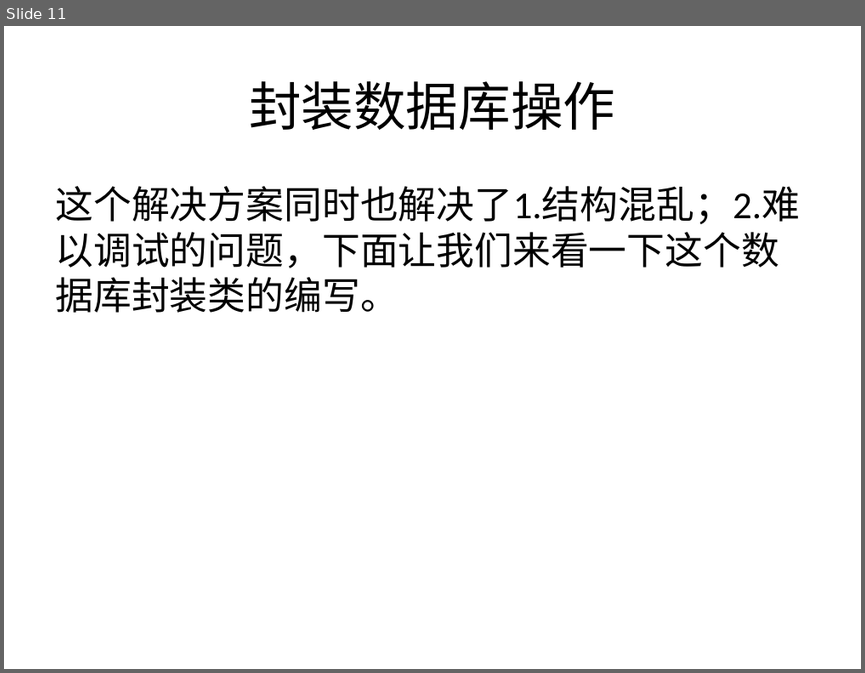
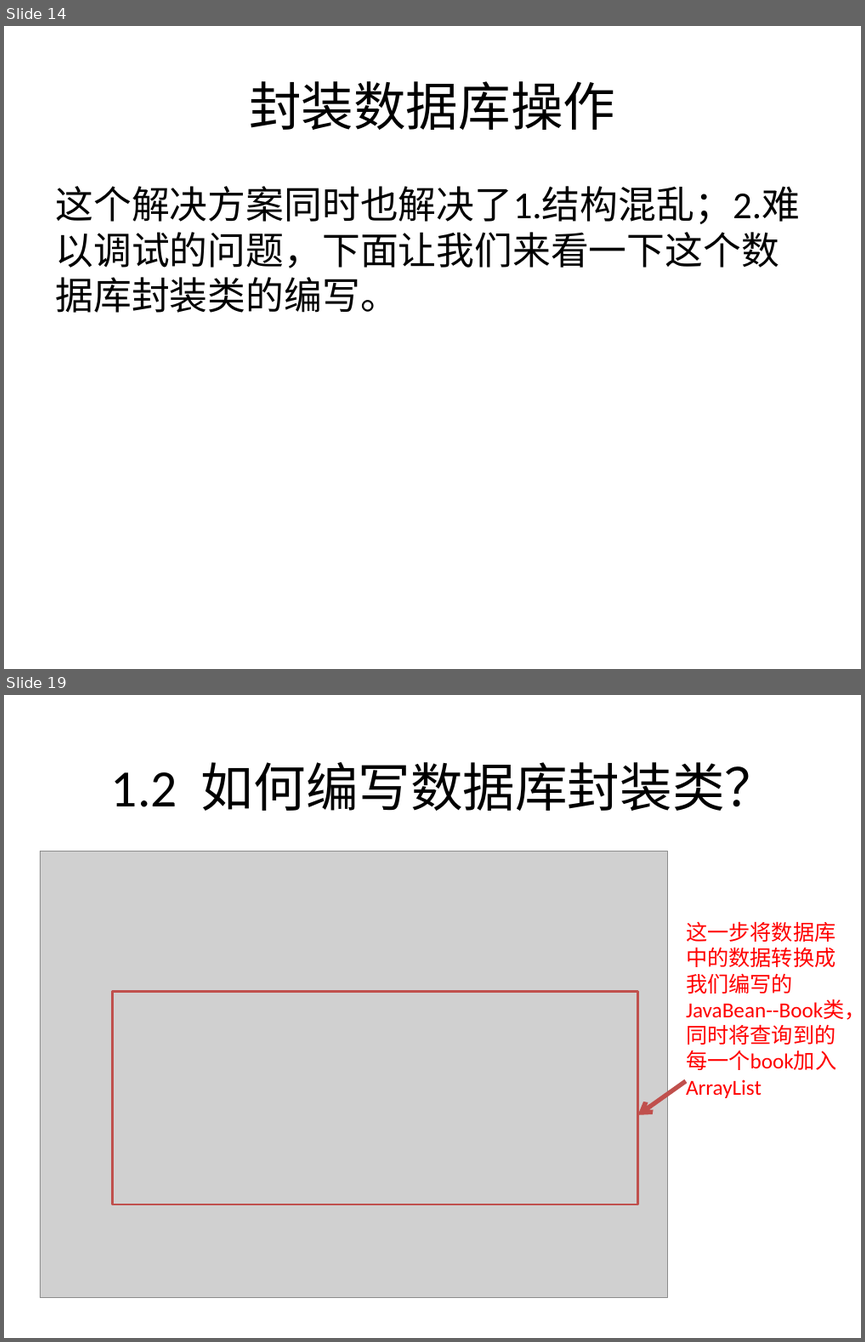
Before and after one commit to swordjoinmagic/JSPLesson, a slide deck: ppt/JSP课PPT.pptx. Shown one above the other, each under a label of ours: slide 11 before the commit, slides 14 and 19 after it; the slides between them are not shown. The pictures are 865x673 and 865x1342 pixels, drawn with LibreOffice and Linux fonts; fonts in the diff are those of the drawing; grey boxes stand for pictures. Boxes give left, top, right and bottom in pixels: in the first picture for what was removed or moved away, otherwise in the second. Text is boxed around its words. In the diff, an @@ line names an element or a change of style, - is before the commit and + after.

```diff
--- a/ppt/JSP课PPT.pptx
+++ b/ppt/JSP课PPT.pptx
@@ slide 19 added at [4, 695, 861, 1338], background #FFFFFF @@
@@ text added at [111, 762, 778, 811], 44 pt, text #000000 @@
+1.2 如何编写数据库封装类？
@@ picture added at [40, 851, 667, 1299] @@
@@ text added at [686, 921, 861, 1070], 18 pt, text #FF0000 @@
+这一步将数据库中的数据转换成我们编写的JavaBean--Book类，同时将查询到的每一个book加入ArrayList
@@ rectangle added at [113, 992, 638, 1204], outline #C0504D 2 pt @@
@@ arrow added from (685, 1081) to (638, 1115), #C0504D 3.75 pt @@
@@ what was slide 11 is now slide 14 @@
```
Also in this commit, not shown: 5 slides changed, 59 other slides added, 16 other files.
